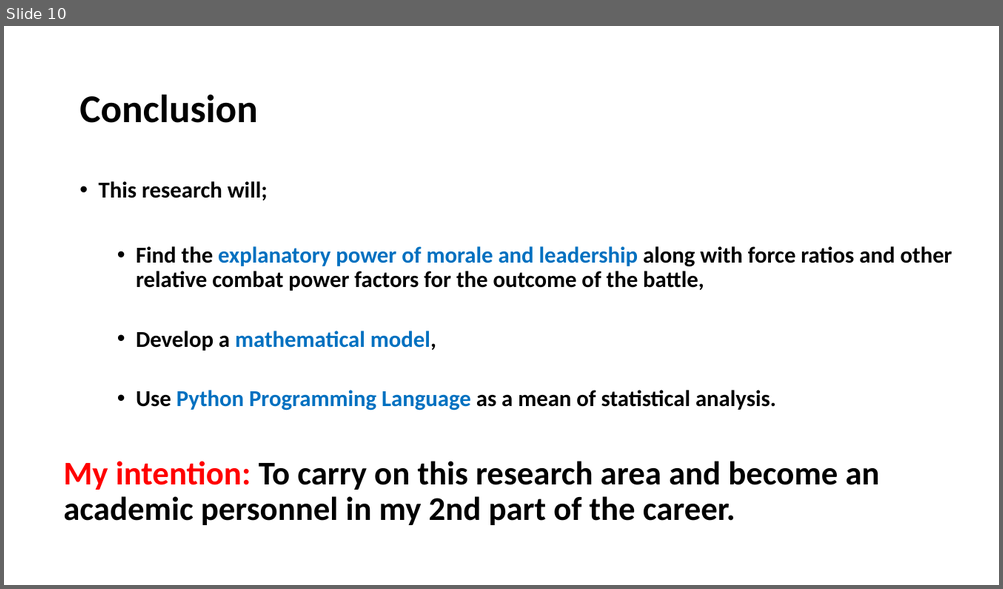
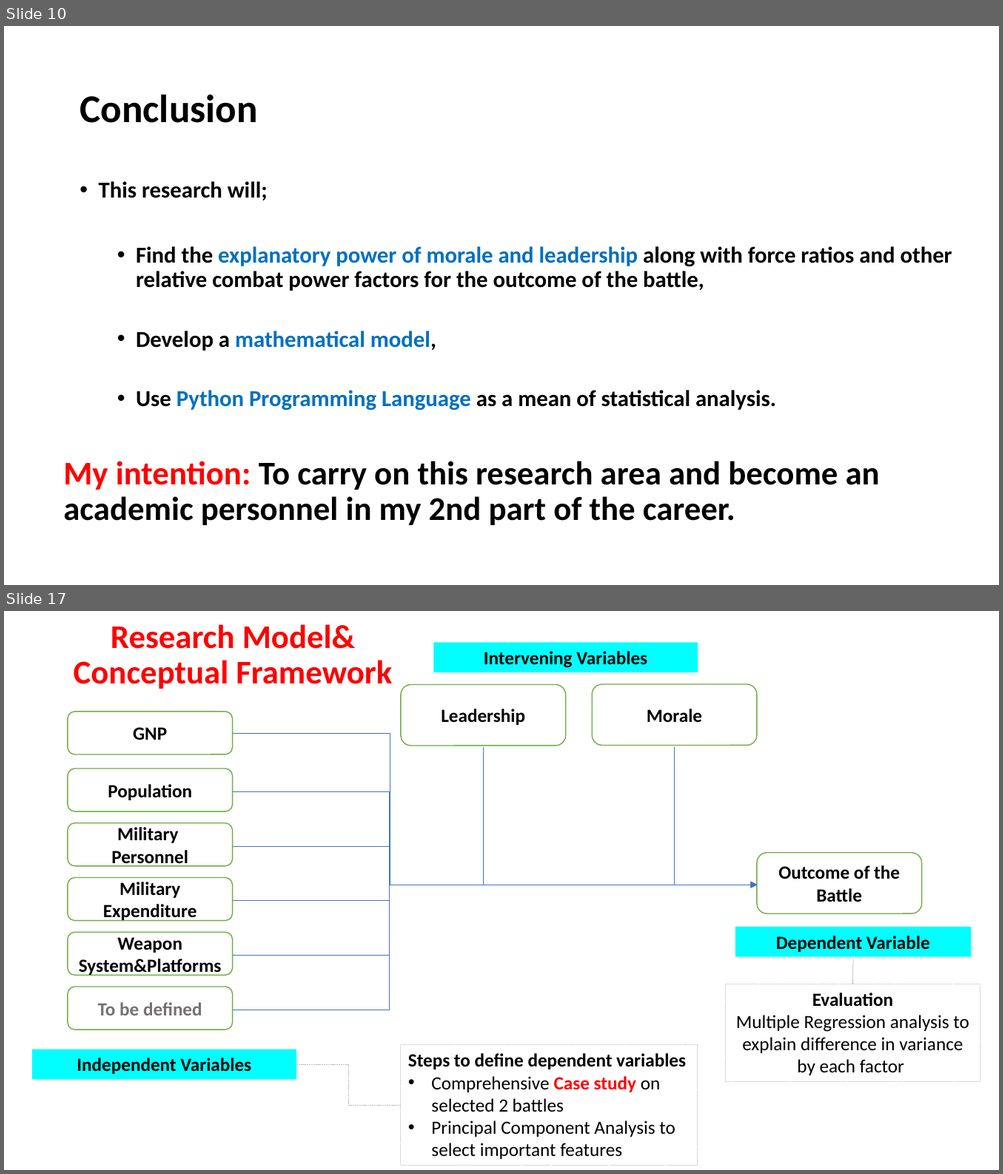
Before and after one commit to GurkanGitHub/PhD, a slide deck: PhD Discussion.pptx. Shown one above the other, each under a label of ours: slide 10 before the commit, slides 10 and 17 after it; the slides between them are not shown. The pictures are 1003x589 and 1003x1174 pixels, drawn with LibreOffice and Linux fonts; fonts in the diff are those of the drawing. Boxes give left, top, right and bottom in pixels: in the first picture for what was removed or moved away, otherwise in the second. Text is boxed around its words. In the diff, an @@ line names an element or a change of style, - is before the commit and + after.

```diff
--- a/PhD Discussion.pptx
+++ b/PhD Discussion.pptx
@@ slide 17 added at (4,611,999,1170), background #FFFFFF @@
@@ title added at (74,624,392,689), 32 pt, text #FF0000, bold @@
+Research Model&
+Conceptual Framework
@@ rectangle added at (434,642,698,672), fill #00FFFF, 18 pt, text #000000, bold @@
+Intervening Variables
@@ rounded rectangle added at (401,685,566,746), fill #FFFFFF, outline #70AD47 1 pt, 18 pt, text #000000, bold @@
+Leadership
@@ rounded rectangle added at (592,684,757,745), fill #FFFFFF, outline #70AD47 1 pt, 18 pt, text #000000, bold @@
+Morale
@@ rounded rectangle added at (68,712,233,755), fill #FFFFFF, outline #70AD47 1 pt, 18 pt, text #000000, bold @@
+GNP
@@ elbow line added from (233, 733) to (735, 886), #4472C4 0.5 pt @@
@@ elbow line added from (483, 748) to (757, 885), #4472C4 0.5 pt @@
@@ elbow line added from (674, 747) to (757, 885), #4472C4 0.5 pt @@
@@ rounded rectangle added at (68,769,233,812), fill #FFFFFF, outline #70AD47 1 pt, 18 pt, text #000000, bold @@
+Population
@@ elbow arrow added from (233, 792) to (757, 885), #4472C4 0.5 pt @@
@@ rounded rectangle added at (68,823,233,866), fill #FFFFFF, outline #70AD47 1 pt, 18 pt, text #000000, bold @@
+Military
+Personnel
@@ elbow arrow added from (233, 847) to (757, 886), #4472C4 0.5 pt @@
@@ rounded rectangle added at (757,853,922,914), fill #FFFFFF, outline #70AD47 1 pt, 18 pt, text #000000, bold @@
+Outcome of the Battle
@@ rounded rectangle added at (68,878,233,921), fill #FFFFFF, outline #70AD47 1 pt, 18 pt, text #000000, bold @@
+Military Expenditure
@@ elbow arrow added from (233, 901) to (757, 885), #4472C4 0.5 pt @@
@@ elbow arrow added from (233, 956) to (757, 886), #4472C4 0.5 pt @@
@@ elbow arrow added from (233, 1010) to (757, 885), #4472C4 0.5 pt @@
@@ rounded rectangle added at (68,933,233,976), fill #FFFFFF, outline #70AD47 1 pt, 18 pt, text #000000, bold @@
+Weapon System&Platforms
@@ rectangle added at (735,926,971,957), fill #00FFFF, 18 pt, text #000000, bold @@
+Dependent Variable
@@ line added from (853, 957) to (852, 984), #A6A6A6 0.5 pt dashed @@
@@ rounded rectangle added at (68,987,233,1031), fill #FFFFFF, outline #70AD47 1 pt, 18 pt, text #767171, bold @@
+To be defined
@@ rectangle added at (726,984,980,1082), outline #D9D9D9 0.75 pt dashed, 18 pt, text #000000 @@
+Evaluation
+Multiple Regression analysis to explain difference in variance by each factor
@@ rectangle added at (32,1050,296,1079), fill #00FFFF, 18 pt, text #000000, bold @@
+Independent Variables
@@ rectangle added at (401,1045,698,1166), outline #D9D9D9 0.75 pt dashed, 18 pt, text #000000 @@
+Steps to define dependent variables
+• Comprehensive Case study on selected 2 battles
+• Principal Component Analysis to select important features
@@ elbow line added from (296, 1065) to (401, 1105), #BFBFBF 0.5 pt dashed @@
```
Also in this commit, not shown: 7 other slides added, 4 other files.
